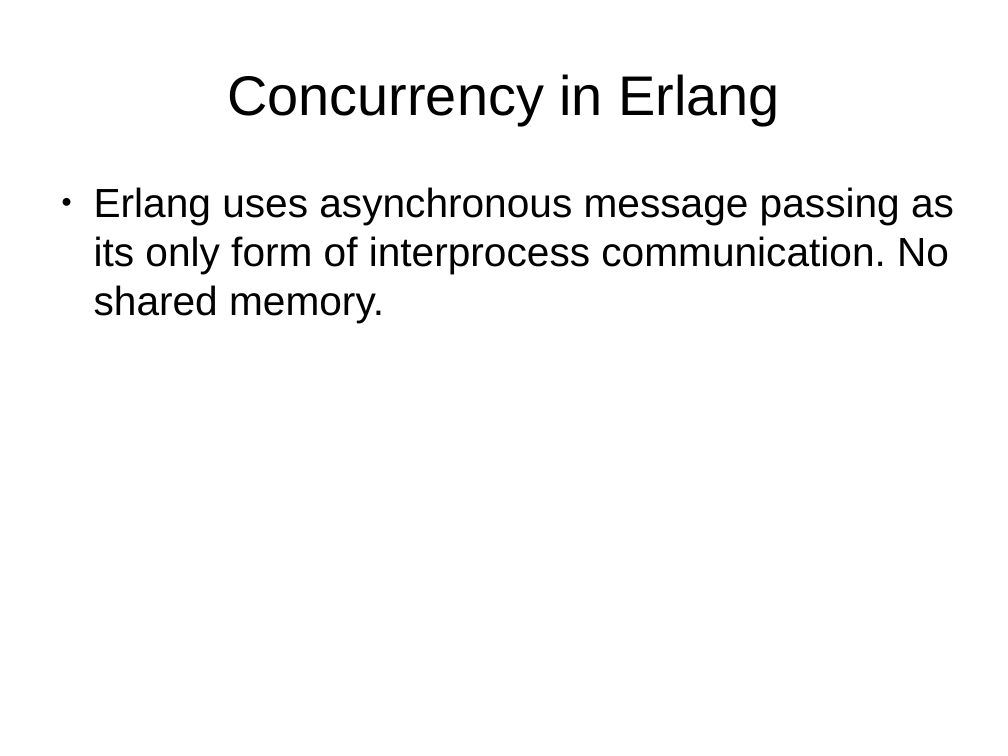
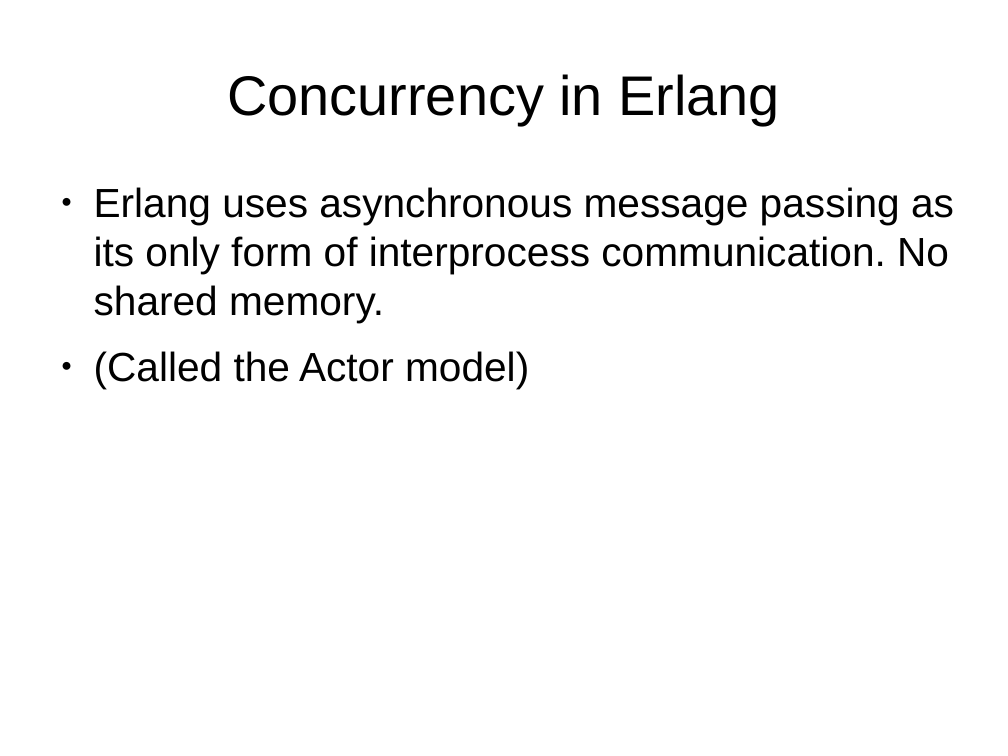
Before and after one commit to FractalDesigns/cowichan-1, a slide deck: slide 8 of miscellaneous/2010-12/slides.odp. Drawn at 1008x756 pixels with LibreOffice and Linux fonts; fonts in the diff are those of the drawing; background and template pictures are left out. Boxes give left, top, right and bottom in pixels: in the first picture for what was removed or moved away, otherwise in the second. Text is boxed around its words. In the diff, an @@ line names an element or a change of style, - is before the commit and + after.

```diff
--- a/miscellaneous/2010-12/slides.odp
+++ b/miscellaneous/2010-12/slides.odp
@@ text at bbox=[94, 351, 529, 389]: paragraph added @@
+● (Called the Actor model)
```
Also in this commit, not shown: 7 other slides changed, 4 slides added.
